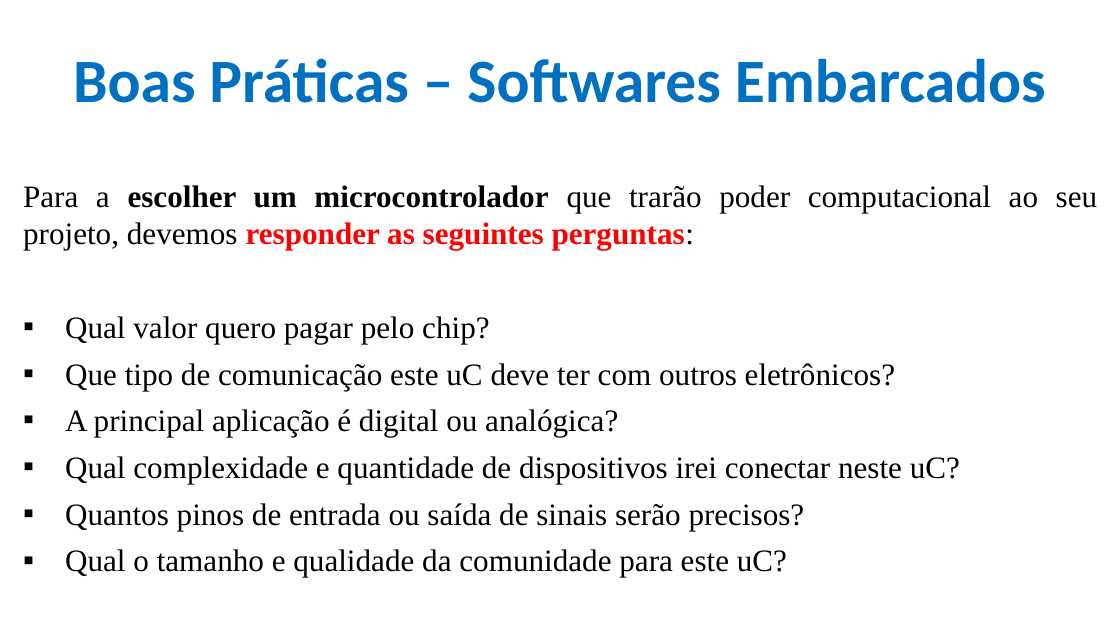
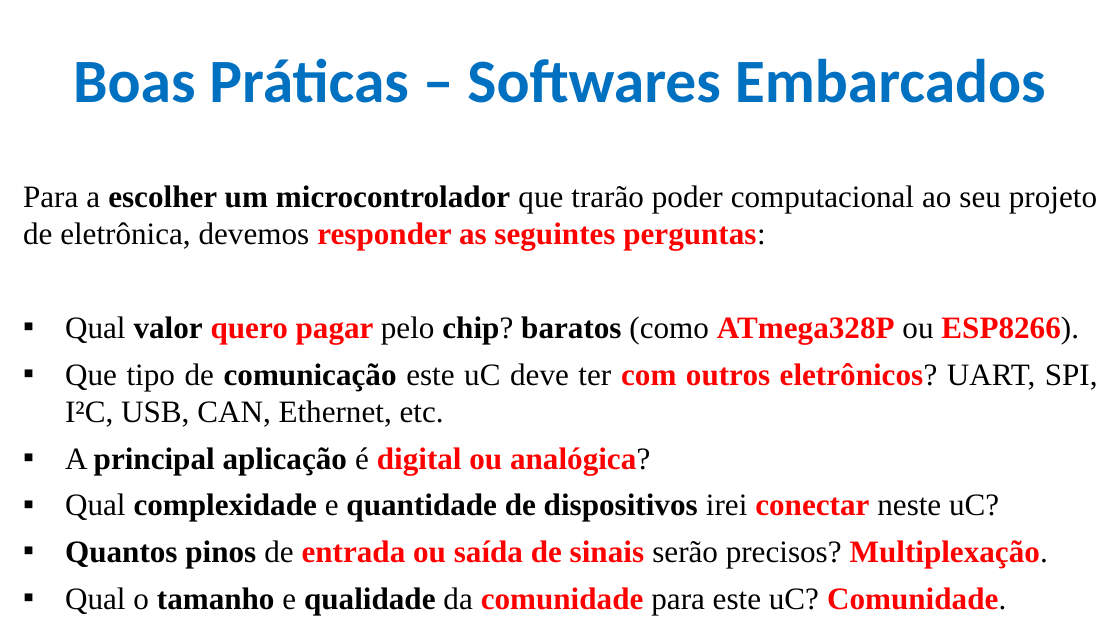
Before and after one commit to CloudEducationBrazil/WydenArea1ProgramacaoMicrocontroladores, a slide deck: slide 8 of 01 Classes/Aula 10 - Programação Microcontroladores - Projetos com Microcontroladores Boas Práticas e Wifi.pptx. Drawn at 1120x630 pixels with LibreOffice and Linux fonts; fonts in the diff are those of the drawing; background and template pictures are left out. Boxes give left, top, right and bottom in pixels: in the first picture for what was removed or moved away, otherwise in the second. Text is boxed around its words. In the diff, an @@ line names an element or a change of style, - is before the commit and + after.

Commit message:
Microc ...  13Mai2025

```diff
--- a/01 Classes/Aula 10 - Programação Microcontroladores - Projetos com Microcontroladores Boas Práticas e Wifi.pptx
+++ b/01 Classes/Aula 10 - Programação Microcontroladores - Projetos com Microcontroladores Boas Práticas e Wifi.pptx
@@ text at <box>23,185,1098,427</box>: text changed @@
-Para a escolher um microcontrolador que trarão poder computacional ao seu projeto, devemos responder as seguintes perguntas:
-▪ Qual valor quero pagar pelo chip?
-▪ Que tipo de comunicação este uC deve ter com outros eletrônicos?
+Para a escolher um microcontrolador que trarão poder computacional ao seu projeto de eletrônica, devemos responder as seguintes perguntas:
+▪ Qual valor quero pagar pelo chip? baratos (como ATmega328P ou ESP8266).
+▪ Que tipo de comunicação este uC deve ter com outros eletrônicos? UART, SPI, I²C, USB, CAN, Ethernet, etc.
@@ text at <box>65,447,999,521</box>: text colour #000000 to #FF0000 in "digital ou analógica?", "conectar"; bold on in "principal aplicação digital ou analógica?", "complexidade quantidade de dispositivos conectar" @@
@@ text at <box>65,540,1048,614</box>: text changed; bold on @@
-▪ Quantos pinos de entrada ou saída de sinais serão precisos?
-▪ Qual o tamanho e qualidade da comunidade para este uC?
+▪ Quantos pinos de entrada ou saída de sinais serão precisos? Multiplexação.
+▪ Qual o tamanho e qualidade da comunidade para este uC? Comunidade.
```
Also in this commit, not shown: 5 other slides changed, 1 other file.
